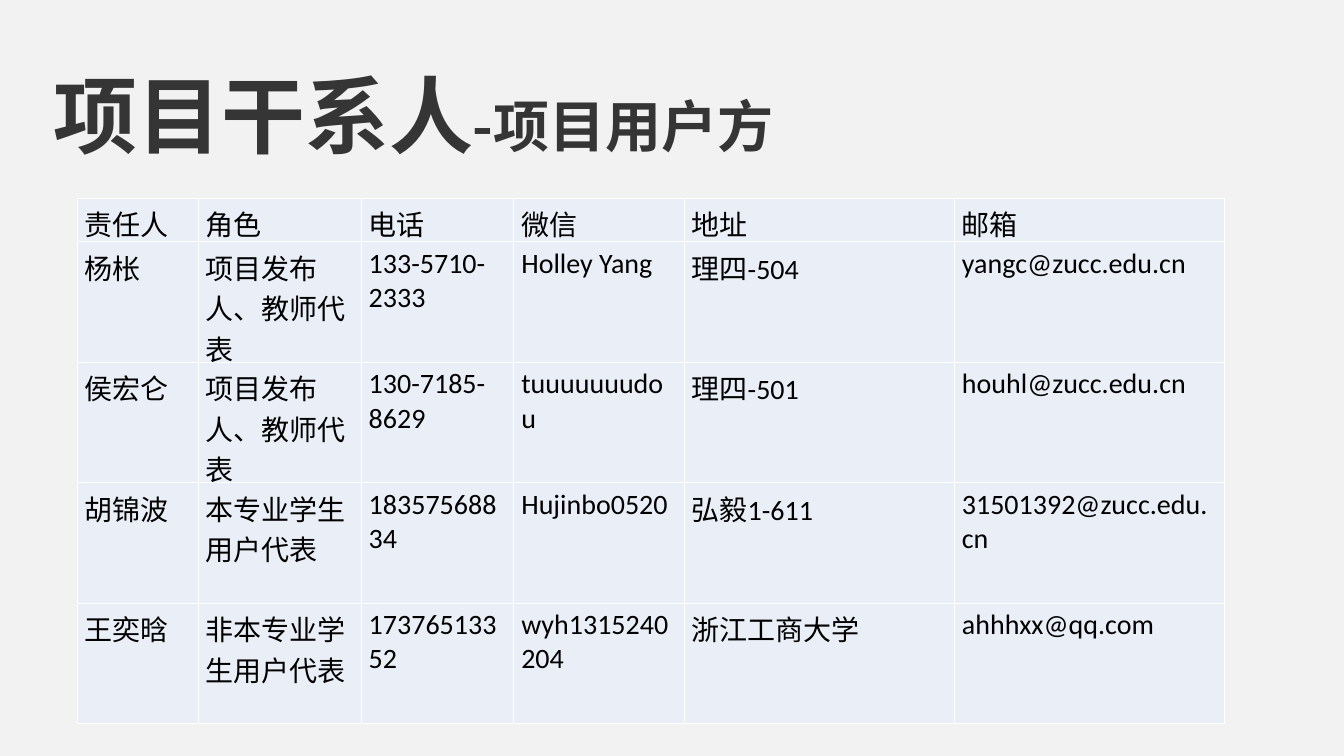
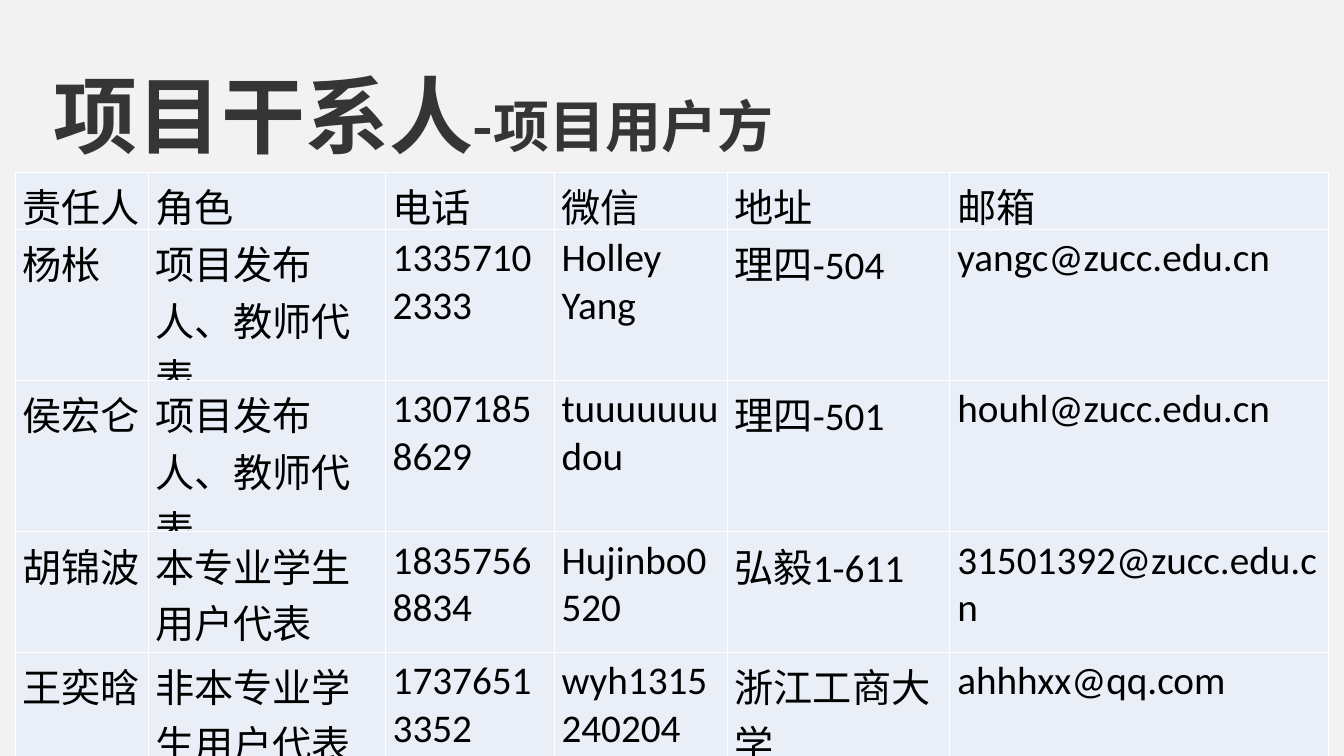
Before and after one commit to PRD2018-G09/Educational-Website, a slide deck: slide 8 of 受控文档/2.需求工程计划/PRD2018-G09-需求工程计划PPT.ppt (slide 7 before the commit). Drawn at 1344x756 pixels with LibreOffice and Linux fonts; fonts in the diff are those of the drawing. Boxes give left, top, right and bottom in pixels: in the first picture for what was removed or moved away, otherwise in the second. Text is boxed around its words. In the diff, an @@ line names an element or a change of style, - is before the commit and + after.

```diff
--- a/受控文档/2.需求工程计划/PRD2018-G09-需求工程计划PPT.ppt
+++ b/受控文档/2.需求工程计划/PRD2018-G09-需求工程计划PPT.ppt
@@ table at <box>15,171,1329,709</box> @@
-row 2, column 3: 133-5710-2333
+row 2, column 3: 13357102333
-row 3, column 3: 130-7185-8629
+row 3, column 3: 13071858629
@@ size 20 to 28 pt @@
@@ table: place and size @@
-table at <box>78,197,1224,719</box>
+table at <box>15,171,1329,709</box>
```
Also in this commit, not shown: 1 other slide changed, 5 slides added.
